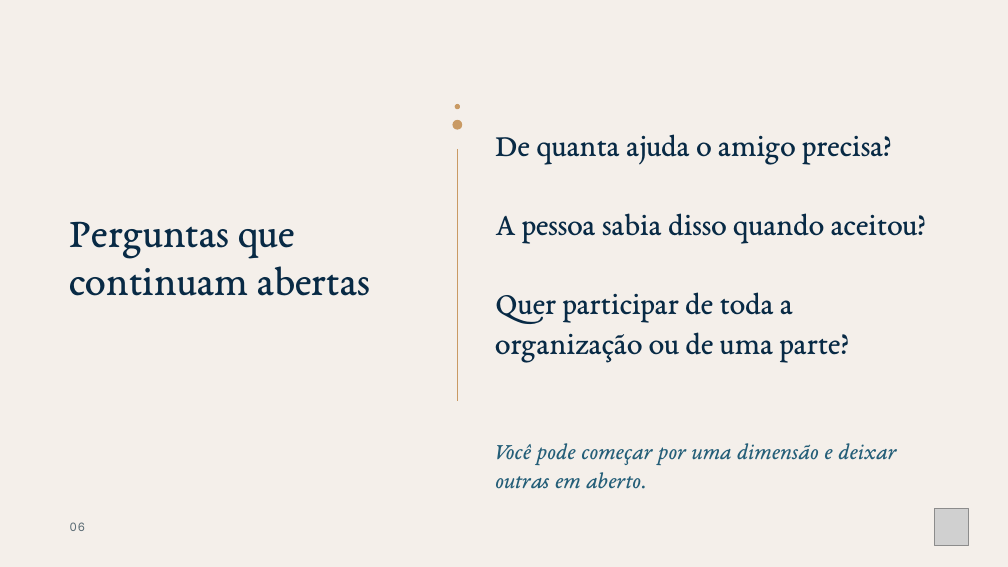
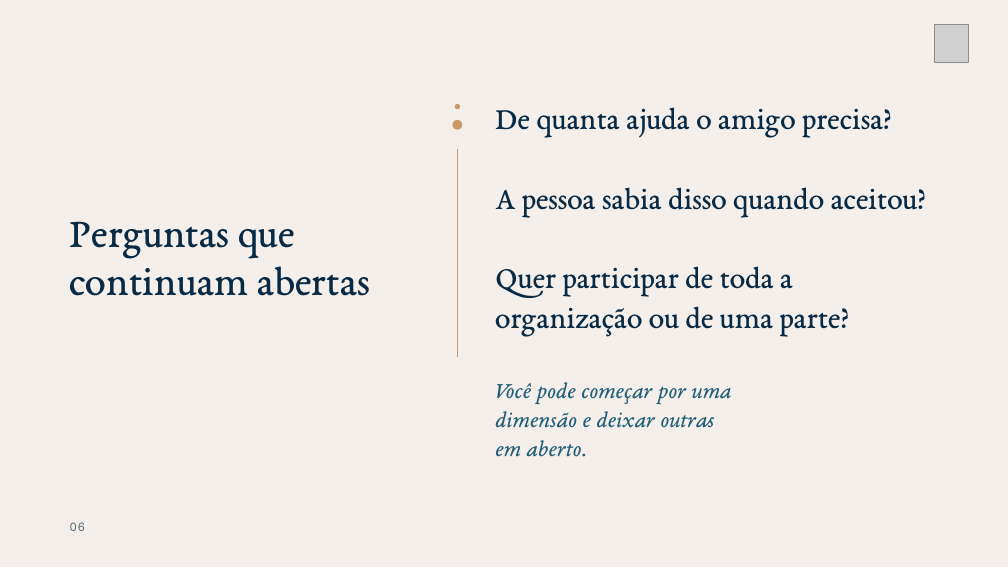
Before and after one commit to fabianodeliberalli/base-cognitiva-vault, a slide deck: slide 6 of 70 - Produções/Cursos/Curso - Nome Provisório/Materiais/Módulo 0/TSH · M0.2 · Como usar os materiais - padronizado.pptx. Drawn at 1008x567 pixels with LibreOffice and Linux fonts; fonts in the diff are those of the drawing; grey boxes stand for pictures. Boxes give left, top, right and bottom in pixels: in the first picture for what was removed or moved away, otherwise in the second. Text is boxed around its words. In the diff, an @@ line names an element or a change of style, - is before the commit and + after.

```diff
--- a/70 - Produções/Cursos/Curso - Nome Provisório/Materiais/Módulo 0/TSH · M0.2 · Como usar os materiais - padronizado.pptx
+++ b/70 - Produções/Cursos/Curso - Nome Provisório/Materiais/Módulo 0/TSH · M0.2 · Como usar os materiais - padronizado.pptx
@@ picture: place and size @@
-picture at bbox=[935, 508, 969, 546]
+picture at bbox=[935, 24, 969, 62]
@@ text "De quanta ajuda o amigo ...": place and size @@
-text "De quanta ajuda o amigo ..." at bbox=[495, 134, 926, 363]
+text "De quanta ajuda o amigo ..." at bbox=[495, 107, 926, 336]
@@ line moved from (457, 149) - (457, 401) to (457, 149) - (457, 357) @@
@@ text "Você pode começar por uma ..." rewrapped from bbox=[495, 443, 896, 489] to bbox=[495, 382, 731, 457] @@
```
Also in this commit, not shown: 14 other slides changed, 27 other files.
